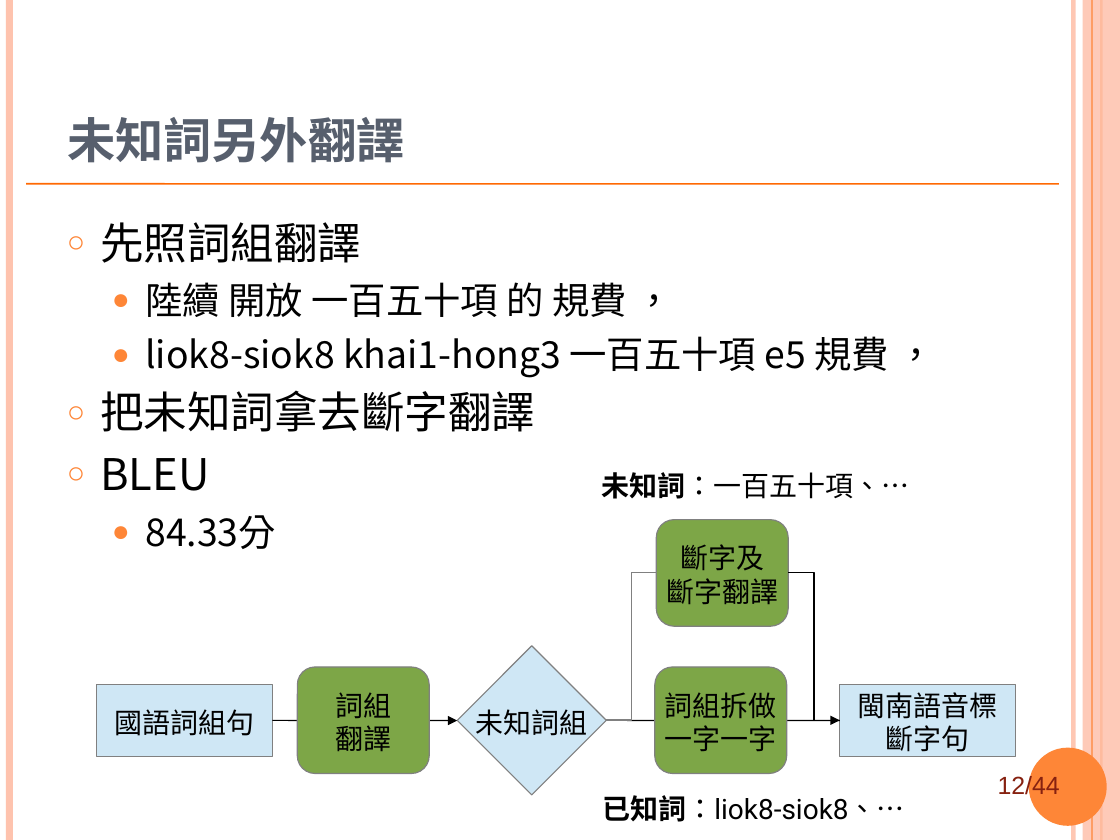
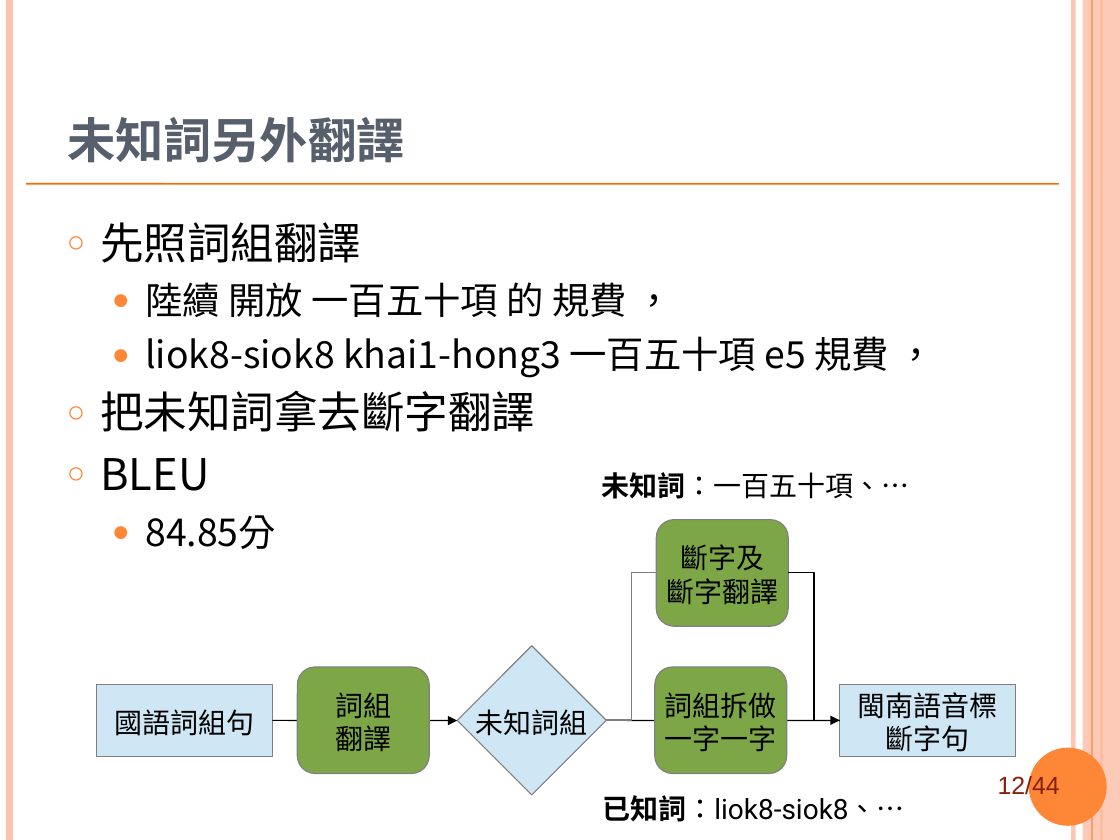
Before and after one commit to sih4sing5hong5/po3-ko3_tau5-iann2-phinn3, a slide deck: slide 12 of 翻譯報告.ppt. Drawn at 1120x840 pixels with LibreOffice and Linux fonts; fonts in the diff are those of the drawing; background and template pictures are left out. Boxes give left, top, right and bottom in pixels: in the first picture for what was removed or moved away, otherwise in the second. Text is boxed around its words. In the diff, an @@ line names an element or a change of style, - is before the commit and + after.

```diff
--- a/翻譯報告.ppt
+++ b/翻譯報告.ppt
@@ text at [145,515,276,549]: text changed @@
-  ● 84.33分
+  ● 84.85分
```
Also in this commit, not shown: 7 other slides changed.
